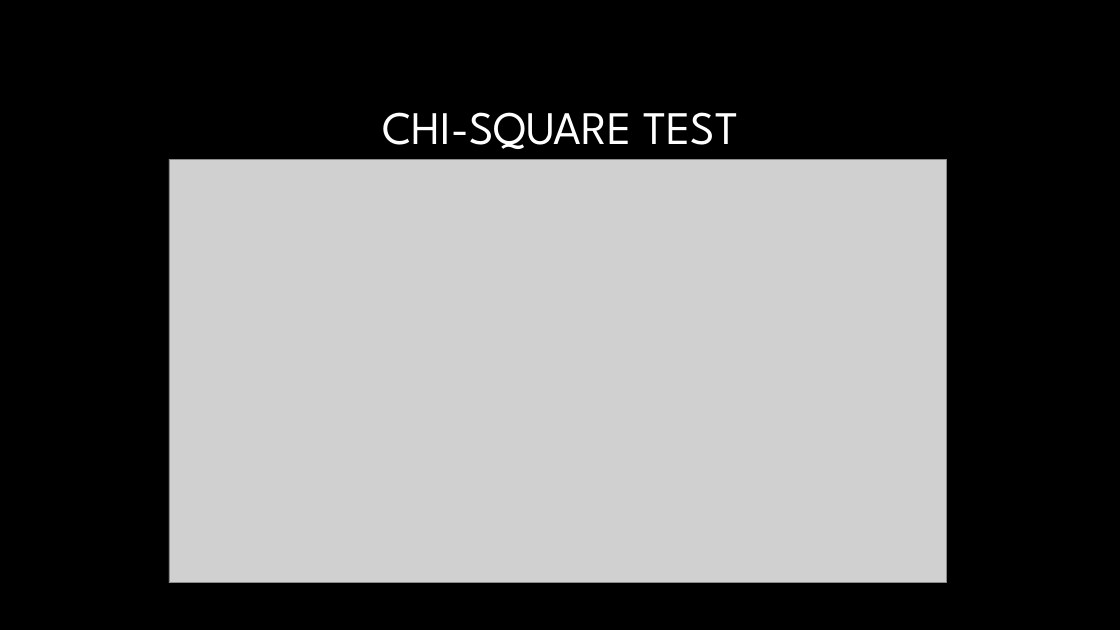
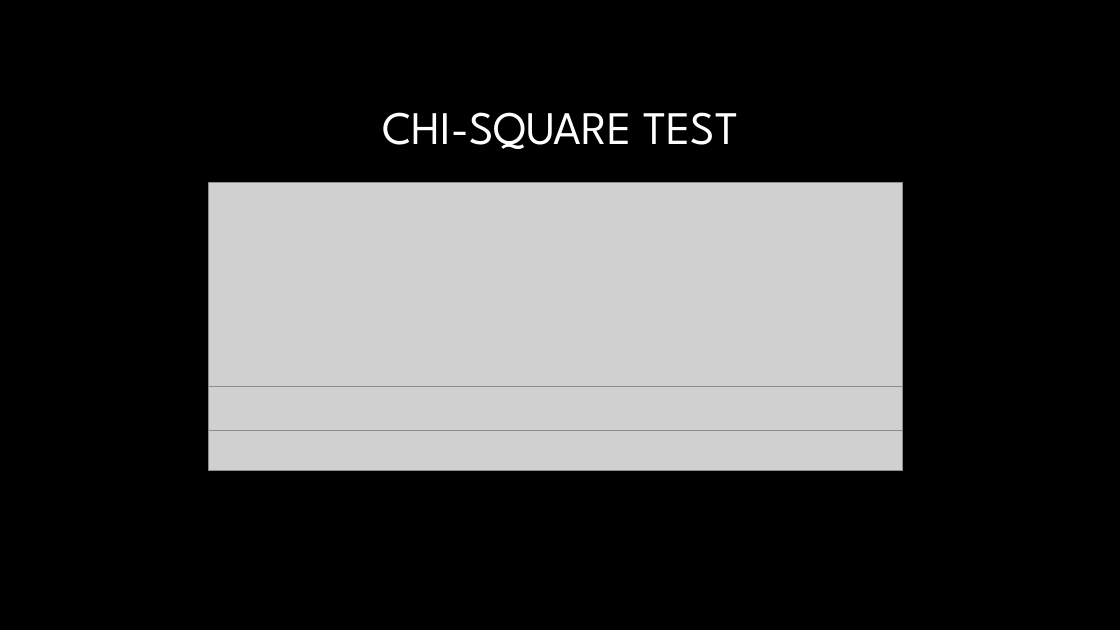
Before and after one commit to fosshie/tnn, a slide deck: slide 10 of PPAnalysis.pptx. Drawn at 1120x630 pixels with LibreOffice and Linux fonts; fonts in the diff are those of the drawing; grey boxes stand for pictures; background and template pictures are left out. Boxes give left, top, right and bottom in pixels: in the first picture for what was removed or moved away, otherwise in the second. Text is boxed around its words. In the diff, an @@ line names an element or a change of style, - is before the commit and + after.

```diff
--- a/PPAnalysis.pptx
+++ b/PPAnalysis.pptx
@@ picture removed at bbox=[169, 160, 947, 583] @@
@@ picture added at bbox=[208, 182, 902, 386] @@
@@ picture added at bbox=[208, 386, 902, 430] @@
@@ picture added at bbox=[208, 430, 902, 470] @@
```
Also in this commit, not shown: 3 other slides changed, 1 other file.
